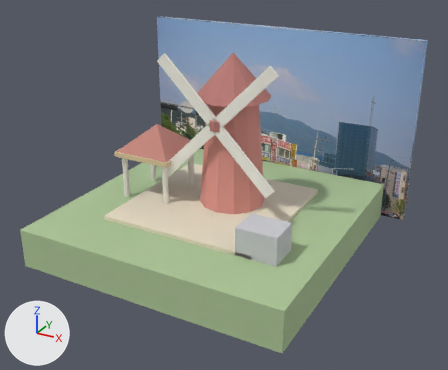
A saved change to the glTF model frontend/public/ar/course/daedong-sky/building.glb.
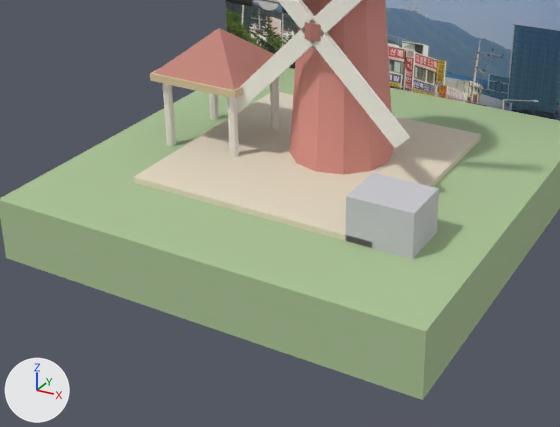
Each version appears first whole from a camera (50 mm lens) standing at (11.51, -20.24, 12.72) and looking at (0.47, -0.17, 2.69), and next in a close-up on the part from 5% to 82% of the width and 29% to 100% of the height. Arrows for +X, +Y and +Z are at lower left; the lights stay in place. The last two pictures show the newer version. Vertices at exactly the same position are counted once.

The scene before the commit, as lines of its bpy script (objects in view):
```python
me_mesh_0 = bpy.data.meshes.new('Mesh_0')
me_mesh_0.from_pydata(...)  # 194 vertices, 318 faces; spans x -6.5..6.5, y -5.5..5.95, z 0.0..8.0
me_mesh_0.materials.append(mat_tex)  # picture img_image_0
me_mesh_0.materials.append(mat_0_42_0_56_0_31)  # greyish green #adc597
me_mesh_0.materials.append(mat_0_8_0_72_0_56)  # pale yellow #e7ddc5
me_mesh_0.materials.append(mat_0_74_0_3_0_26)  # pink #df958b
me_mesh_0.materials.append(mat_0_5_0_2_0_18)  # pink #bc7c76
me_mesh_0.materials.append(mat_0_93_0_9_0_82)  # white #f7f3ea
me_mesh_0.materials.append(mat_0_85_0_82_0_75)  # white #edeae1
me_mesh_0.materials.append(mat_0_55_0_24_0_2)  # pink #c4867c
me_mesh_0.materials.append(mat_0_69_0_55_0_34)  # beige #d8c49e
me_mesh_0.materials.append(mat_0_6_0_6_0_63)  # light grey #cbcbd0
ob_mesh_0 = bpy.data.objects.new('Mesh_0', me_mesh_0)
ob_mesh_0.location = (0.0, 0.0, 0.0)
```
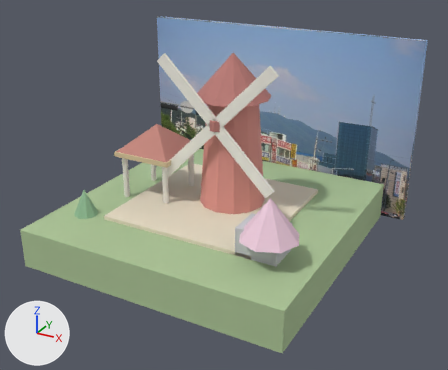
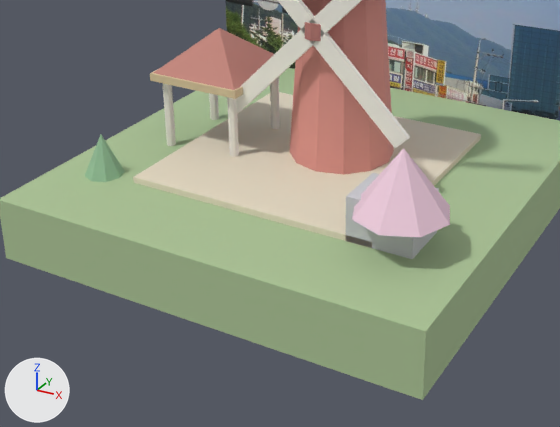
The edits, one by one:
Material '0.42,0.3,0.2' (mat_0_42_0_3_0_2) is new.
Its base color is (0.42, 0.3, 0.2) (beige #ad957c).
Its roughness is 0.85.
Material '0.3,0.52,0.32' (mat_0_3_0_52_0_32) is new.
Its base color is (0.3, 0.52, 0.32) (greyish green #95bf99).
Its roughness is 0.85.
Material '0.88,0.62,0.74' (mat_0_88_0_62_0_74) is new.
Its base color is (0.88, 0.62, 0.74) (pale pink #f1cedf).
Its roughness is 0.85.
Material '0.26,0.46,0.28' (mat_0_26_0_46_0_28) is new.
Its base color is (0.26, 0.46, 0.28) (greyish green #8bb590).
Its roughness is 0.85.
me_mesh_0 is used by ob_mesh_0; location (0.0, 0.0, 0.0).
me_mesh_0 had 194 vertices, 318 faces and spanned x -6.5..6.5, y -5.5..5.95, z 0.0..8.0.
me_mesh_0 now has 245 vertices, 400 faces and spans x -6.5..6.5, y -5.5..5.95, z 0.0..8.0.
me_mesh_0 part 1: a new loose piece, an 8-sided cone pointing to +z spanning x -4.8..-3.6, y -3.8..-2.6, z 1.36..2.68, in mat_0_3_0_52_0_32 (greyish green #95bf99).
me_mesh_0 part 2: a new loose piece, an 8-sided cone pointing to +z spanning x 2.7..4.9, y -4.1..-1.9, z 2.5..4.0, in mat_0_88_0_62_0_74 (pale pink #f1cedf).
Other edits to the shape of me_mesh_0 do not show in these pictures.
me_mesh_0 gains material mat_0_42_0_3_0_2 (beige #ad957c).
me_mesh_0 gains material mat_0_26_0_46_0_28 (greyish green #8bb590).
me_mesh_0 gains material mat_0_3_0_52_0_32 (greyish green #95bf99).
me_mesh_0 gains material mat_0_88_0_62_0_74 (pale pink #f1cedf).

Location of each change, (x1, y1, x2, y2) in pixels of the close-ups (560 x 427 px):
part 1 of me_mesh_0, added: after (85, 134, 124, 182)
part 2 of me_mesh_0, added (pale pink): after (352, 148, 450, 237)
